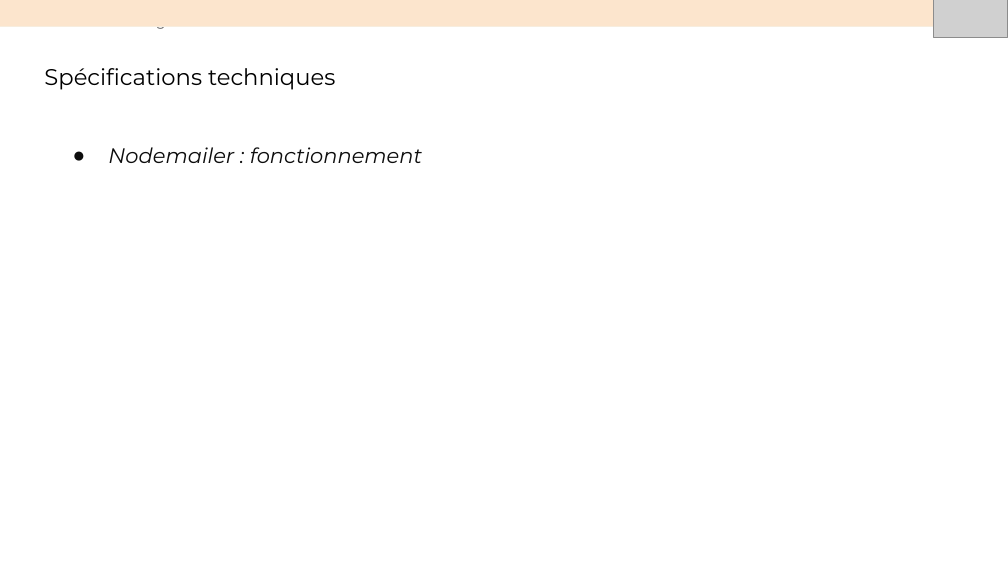
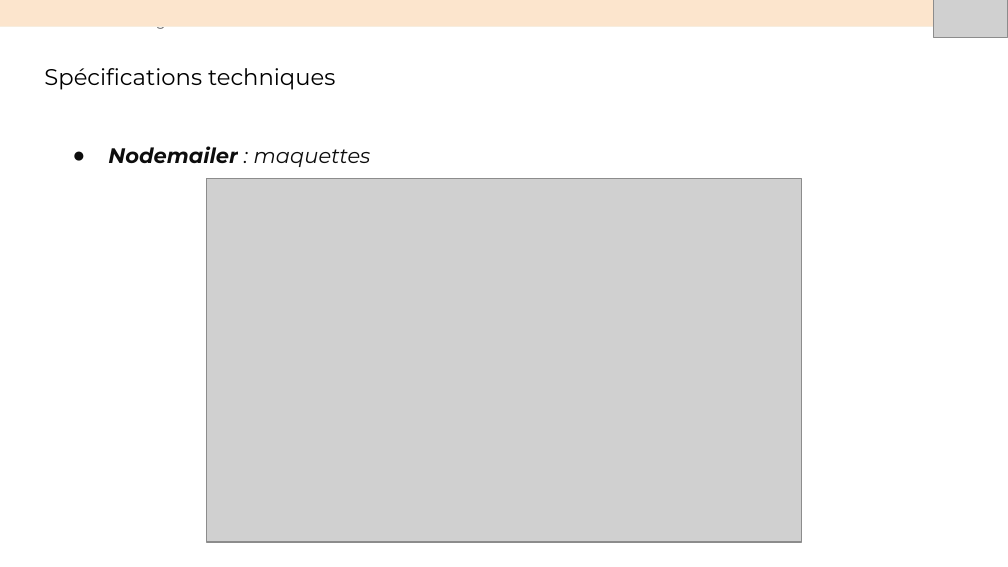
Before and after one commit to sunny-biard/MenuMaker, a slide deck: slide 14 of BIARD_Sunny_4_presentation_052024.pptx. Drawn at 1008x567 pixels with LibreOffice and Linux fonts; fonts in the diff are those of the drawing; grey boxes stand for pictures. Boxes give left, top, right and bottom in pixels: in the first picture for what was removed or moved away, otherwise in the second. Text is boxed around its words. In the diff, an @@ line names an element or a change of style, - is before the commit and + after.

```diff
--- a/BIARD_Sunny_4_presentation_052024.pptx
+++ b/BIARD_Sunny_4_presentation_052024.pptx
@@ text at [108, 146, 371, 167]: text changed; bold on @@
-● Nodemailer : fonctionnement
+● Nodemailer : maquettes
@@ picture added at [207, 178, 801, 542] @@
```
Also in this commit, not shown: 7 other slides changed, 3 slides added, 5 other files.
